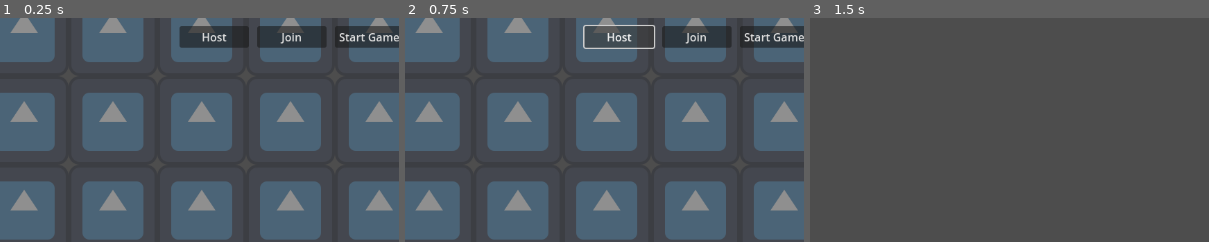
Above: before the commit, frames 1-3 (left to right).
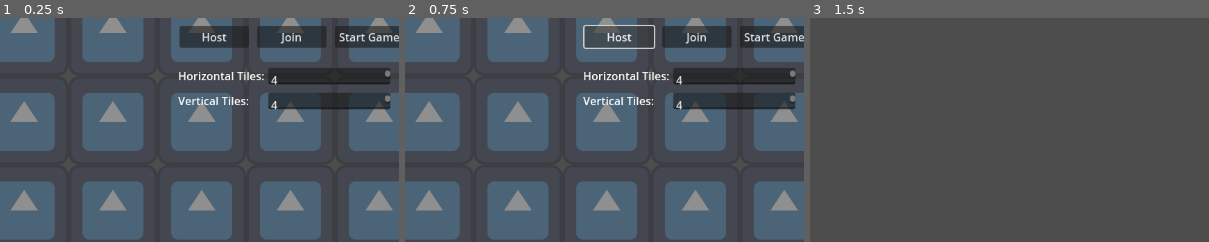
Above: after the commit, the same moments.

Repository: jaydlidd/Majestiq
Game: Godot game, scene res://Scenes/server_controller.tscn
Same seed, same stepped clock (60 frames per second), same inputs: the game is played once before the commit and once after it. The engine's default icon, where the game draws it, is replaced by a stand-in: a white triangle on a blue panel in a dark square.
Inputs:
- Up to frame 1 (0.25 s): no input
- Up to frame 2 (0.75 s): click "Host" at 0.5 s
- Up to frame 3 (1.5 s): click "Start Game" at 1.25 s
The pictures show only the part of the screen within x 14-64%, y 46-96%; the shares and areas given below are measured in that part.

The runs differ from the first frame. In frame 1, 5.0% of the frame differs, in the area x 44-98%, y 22-42%; in frame 2, 5.0%; in frame 3, nothing differs.

Commit message:
15/2 :sparkles: Added grass_tile, sand_tile and pre-scripted map generation
+ Added a grass tile object
+ Added a sand tile object
+ Added map generation based on the x and y input by host

Diff:
--- /dev/null
+++ b/Scenes/grass_tile.tscn
@@ -0,0 +1,14 @@
+[gd_scene load_steps=3 format=3 uid="uid://cl2aqm3ku055v"]
+
+[ext_resource type="ArrayMesh" uid="uid://b1jfmlclwuhhq" path="res://Models/grass_tile/grass_tile.obj" id="1_fmpdv"]
+[ext_resource type="ArrayMesh" uid="uid://1tj6lhv3nxn8" path="res://Models/hex_model_base/hex_model_base.obj" id="2_8r8j2"]
+
+[node name="GrassTile" type="Node3D"]
+transform = Transform3D(-4.37114e-08, 0, 1, 0, 1, 0, -1, 0, -4.37114e-08, 0, 0, 0)
+
+[node name="GrassTile" type="MeshInstance3D" parent="."]
+transform = Transform3D(1, 0, 0, 0, 1, 0, 0, 0, 1, 0, 0.9, 0)
+mesh = ExtResource("1_fmpdv")
+
+[node name="HexModelBase" type="MeshInstance3D" parent="."]
+mesh = ExtResource("2_8r8j2")
--- a/Scenes/main_game.tscn
+++ b/Scenes/main_game.tscn
@@ -12,3 +12,6 @@
 [node name="ModelBase" type="MeshInstance3D" parent="."]
 transform = Transform3D(1, 0, 0, 0, 1, 0, 0, 0, 1, 2, 1, 26)
 mesh = ExtResource("3_oumi5")
+
+[node name="DirectionalLight3D" type="DirectionalLight3D" parent="."]
+transform = Transform3D(1, 0, 0, 0, 1.19249e-08, 1, 0, -1, 1.19249e-08, 0, 0, 0)
--- /dev/null
+++ b/Scenes/sand_tile.tscn
@@ -0,0 +1,14 @@
+[gd_scene load_steps=3 format=3 uid="uid://5hu0gdoxupin"]
+
+[ext_resource type="ArrayMesh" uid="uid://1tj6lhv3nxn8" path="res://Models/hex_model_base/hex_model_base.obj" id="1_br5m8"]
+[ext_resource type="ArrayMesh" uid="uid://dly0gomtekneo" path="res://Models/sand_tile/sand_tile.obj" id="2_5feoe"]
+
+[node name="SandTile" type="Node3D"]
+transform = Transform3D(-4.37114e-08, 0, 1, 0, 1, 0, -1, 0, -4.37114e-08, 0, 0, 0)
+
+[node name="HexModelBase" type="MeshInstance3D" parent="."]
+mesh = ExtResource("1_br5m8")
+
+[node name="SandTile" type="MeshInstance3D" parent="."]
+transform = Transform3D(1, 0, 0, 0, 1, 0, 0, 0, 1, 0, 0.9, 0)
+mesh = ExtResource("2_5feoe")
--- a/Scenes/server_controller.tscn
+++ b/Scenes/server_controller.tscn
@@ -71,6 +71,66 @@
 grow_vertical = 2
 text = "Start Game"
 
+[node name="HoriTiles" type="TextEdit" parent="."]
+layout_mode = 1
+anchors_preset = 8
+anchor_left = 0.5
+anchor_top = 0.5
+anchor_right = 0.5
+anchor_bottom = 0.5
+offset_left = -32.0
+offset_top = 48.0
+offset_right = 144.0
+offset_bottom = 72.0
+grow_horizontal = 2
+grow_vertical = 2
+text = "4"
+
+[node name="Label" type="Label" parent="."]
+layout_mode = 1
+anchors_preset = 8
+anchor_left = 0.5
+anchor_top = 0.5
+anchor_right = 0.5
+anchor_bottom = 0.5
+offset_left = -160.0
+offset_top = 48.0
+offset_right = -40.0
+offset_bottom = 73.0
+grow_horizontal = 2
+grow_vertical = 2
+text = "Horizontal Tiles:"
+
+[node name="VertTiles" type="TextEdit" parent="."]
+layout_mode = 1
+anchors_preset = 8
+anchor_left = 0.5
+anchor_top = 0.5
+anchor_right = 0.5
+anchor_bottom = 0.5
+offset_left = -32.0
+offset_top = 84.0
+offset_right = 144.0
+offset_bottom = 108.0
+grow_horizontal = 2
+grow_vertical = 2
+text = "4"
+
+[node name="Label2" type="Label" parent="."]
+layout_mode = 1
+anchors_preset = 8
+anchor_left = 0.5
+anchor_top = 0.5
+anchor_right = 0.5
+anchor_bottom = 0.5
+offset_left = -162.0
+offset_top = 84.0
+offset_right = -37.0
+offset_bottom = 110.0
+grow_horizontal = 2
+grow_vertical = 2
+text = "Vertical Tiles:"
+
 [connection signal="button_down" from="Host" to="." method="_on_host_button_down"]
 [connection signal="button_down" from="Join" to="." method="_on_join_button_down"]
 [connection signal="button_down" from="StartGame" to="." method="_on_start_game_button_down"]
--- a/Scripts/game_manager.gd
+++ b/Scripts/game_manager.gd
@@ -1,3 +1,6 @@
 extends Node3D
 
 var players:Dictionary = {}
+var map_tiles:Array = []
+var horizontal_tiles:int = 0
+var vertical_tiles:int = 0
--- a/Scripts/scene_manager.gd
+++ b/Scripts/scene_manager.gd
@@ -1,6 +1,10 @@
 extends Node3D
 
 @export var player_scene:PackedScene
+
+# Preloaded map tiles
+var sand_tile:PackedScene = preload("res://Scenes/sand_tile.tscn")
+var grass_tile:PackedScene = preload("res://Scenes/grass_tile.tscn")
 
 # Called when the node enters the scene tree for the first time.
 func _ready():
@@ -8,3 +12,46 @@
 		var current_player = player_scene.instantiate()				# Create their player scene
 		current_player.name = str(GameManager.players[player].id)	# Set the name of the player object to be the same as their MP game ID
 		add_child(current_player)									# Add the player object to the scene
+
+	# Generate the map tiles into the world
+	generate_map_tiles(GameManager.map_tiles, GameManager.horizontal_tiles, GameManager.vertical_tiles)
+
+# Design a map of tiles of a preset size with the available tiles
+func generate_map_tiles(map:Array, x:int, y:int):
+	var possible_tiles:Array = [sand_tile, grass_tile]		# A list of possible tiles to spawn
+	var offset:float										# Variable to store the offset to align vertical hexagons
+	var tile_count:int = 0									# A count of tiles used for naming and as an index for the map array
+	var row_height:float = 3.6								# Float to know how high to place the next row so that tiles click
+	var col_width:float = 4.8								# Float to know how far across to place the next column so that tiles click
+	var rand_tile:Node										# Variable to hold the next tile to instantiate
+
+	for i in range(x):
+		# Determine if need to offset rows, odd rows offset by 50%
+		if i % 2 == 0:
+			offset = 0
+		else:
+			offset = 2.4
+
+		rand_tile = match_tile(map[tile_count], tile_count)				# Pick random tile type
+		rand_tile.name = str(tile_count) + "_" + rand_tile.name			# Name the tile so we can reference it
+		rand_tile.position = Vector3((i * row_height), 0, 0 + offset)	# Set the tile position
+		tile_count += 1													# Increment the counter
+		add_child(rand_tile)
+
+		for j in range(y - 1):
+			rand_tile = match_tile(map[tile_count], tile_count)									# Pick random tile type
+			rand_tile.name = str(tile_count) + "_" + rand_tile.name								# Name the tile so we can reference it
+			rand_tile.position = Vector3((i * row_height), 0, ((j + 1) * col_width) + offset)	# Set the tile position
+			tile_count += 1																		# Increment the counter
+			add_child(rand_tile)
+
+# Function to instantiate the tile based on the string entered
+func match_tile(tile:String, tile_count:int):
+	var new_tile:Node
+	match tile:
+		"sand":
+			new_tile = sand_tile.instantiate()
+		"grass":
+			new_tile = grass_tile.instantiate()
+
+	return new_tile
--- a/Scripts/server_controller.gd
+++ b/Scripts/server_controller.gd
@@ -4,6 +4,8 @@
 var port:int = 8910
 var peer:ENetMultiplayerPeer
 var main_scene_path:String = "res://Scenes/main_game.tscn"
+
+var map_tile_list:Array = []
 
 # Called when the node enters the scene tree for the first time.
 func _ready():
@@ -26,6 +28,9 @@
 
 
 func _on_start_game_button_down():
+	if multiplayer.is_server():
+		generate_map_tiles(int($HoriTiles.text), int($VertTiles.text))
+		send_map_info(map_tile_list, int($HoriTiles.text), int($VertTiles.text))
 	start_game.rpc()												# Start the game on all clients
 
 # Called on clients and servers when player connects
@@ -73,3 +78,24 @@
 	multiplayer.set_multiplayer_peer(peer)							# Set the current connect to the peer (use our own connection to play)
 	send_player_info(multiplayer.get_unique_id())					# Send server player's information
 	print("Waiting for players...")
+
+# Send the map information to the server
+@rpc("any_peer")
+func send_map_info(map_tiles, hori_no, vert_no):
+	# Set the GameManager settings for the player
+	GameManager.map_tiles = map_tiles
+	GameManager.horizontal_tiles = hori_no
+	GameManager.vertical_tiles = vert_no
+	if multiplayer.is_server():										# If the current peer is the server
+		send_map_info.rpc(map_tiles, hori_no, vert_no)				# Broadcast the settings to all other peers
+
+# Design a map of tiles of a preset size with the available tiles
+func generate_map_tiles(x:int, y:int):
+	var possible_tiles:Array = ["sand", "grass"]					# Strings of map tiles in the game
+	var rand_tile:Node												# Variable to hold selected tile
+
+	for i in range(x*y):
+		map_tile_list.append(possible_tiles[randi()% possible_tiles.size()])		# Add the tile to the map list
+
+#		for j in range(y - 1):
+#			map_tile_list.append(possible_tiles[randi()% possible_tiles.size()])	# Add the tile to the map list
